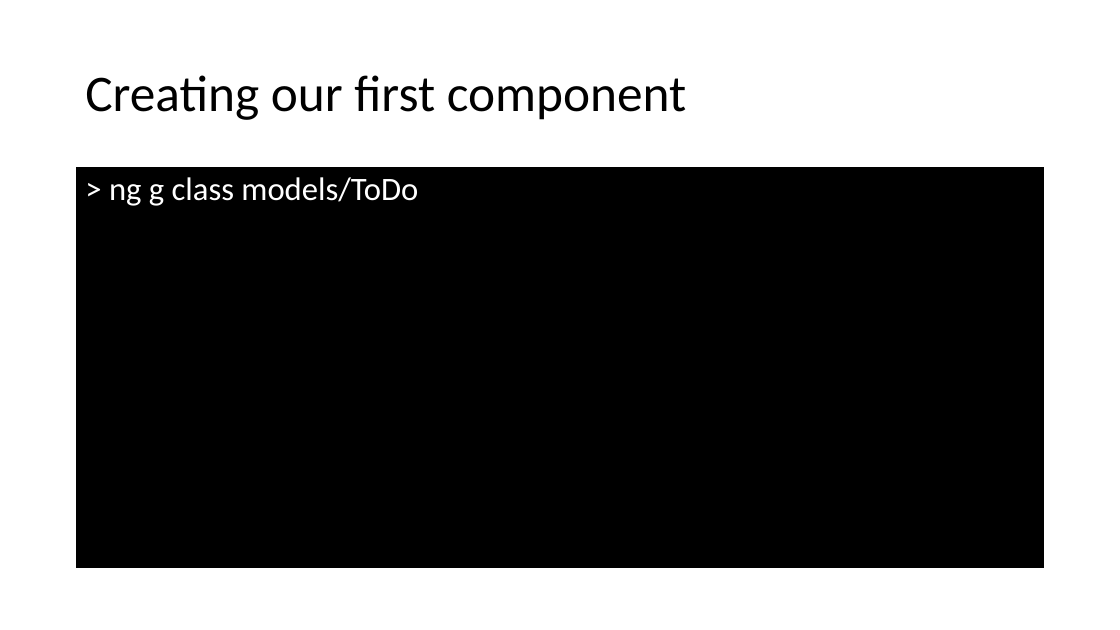
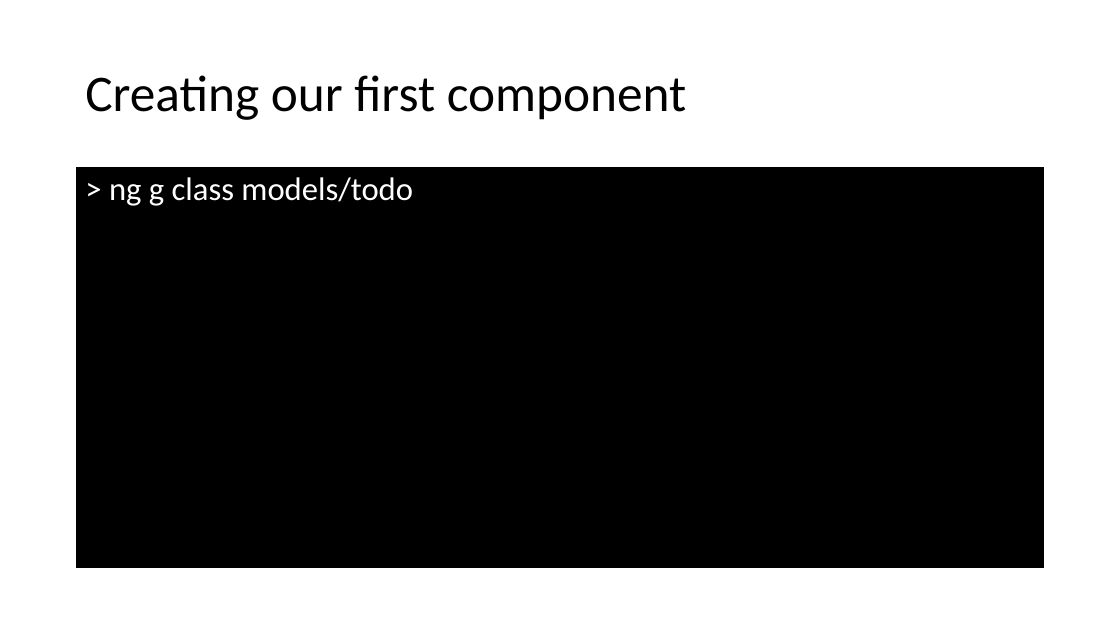
Before and after one commit to spirit-coding/todo-app-aj33349, a slide deck: slide 11 of Angular2.pptx. Drawn at 1120x630 pixels with LibreOffice and Linux fonts; fonts in the diff are those of the drawing. Boxes give left, top, right and bottom in pixels: in the first picture for what was removed or moved away, otherwise in the second. Text is boxed around its words. In the diff, an @@ line names an element or a change of style, - is before the commit and + after.

```diff
--- a/Angular2.pptx
+++ b/Angular2.pptx
@@ text at bbox=[109, 177, 413, 206]: text changed @@
-> ng g class models/ToDo
+> ng g class models/todo
```
Also in this commit, not shown: 8 other slides changed, 5 slides added, 3 other files.
